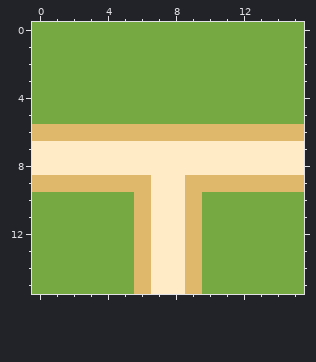
Pixel-art sprite: res/path-3.png. That is the earlier state.
The file is 16x16 pixels. Colours within 5 levels of each other are drawn and written as one.
After the commit:
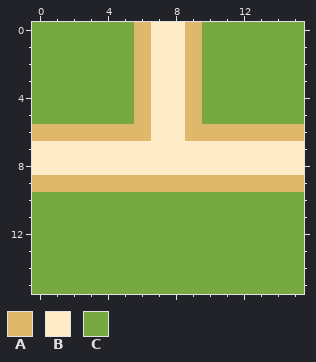
Palette (. is transparent): A #dfb86c  B #ffecc6  C #77a942
Message: cube paths
Change:
y 0..5: x 6..9 CCCC -> ABBA
y 6: x 7..8 AA -> BB
y 9: x 7..8 BB -> AA
y 10..15: x 6..9 ABBA -> CCCC
